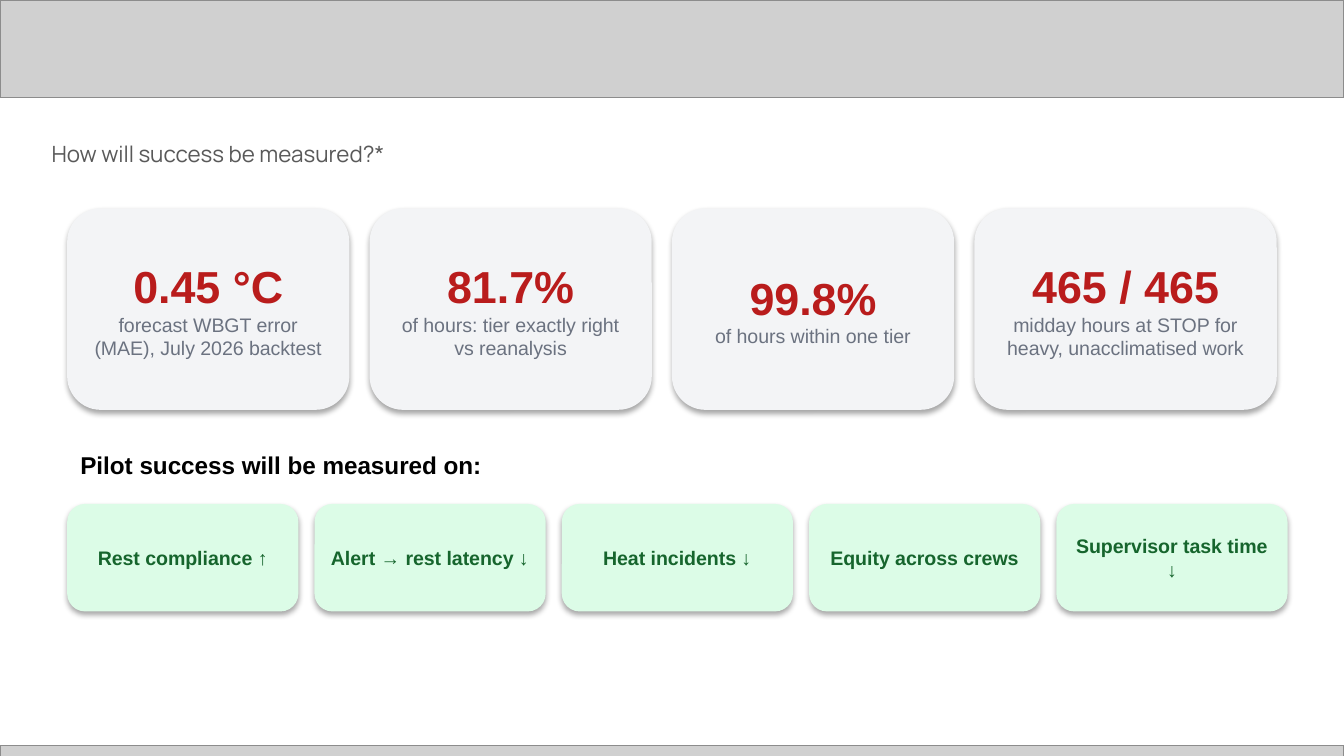
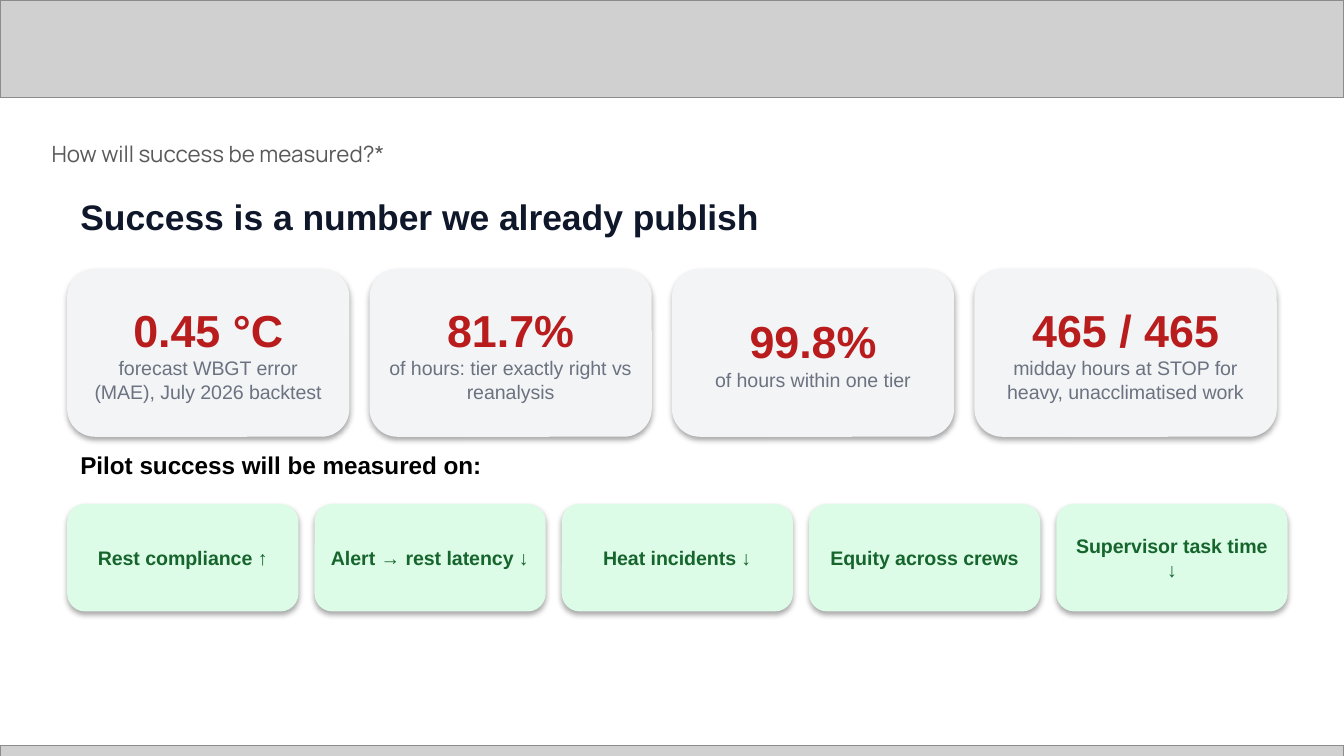
Before and after one commit to syaikhipin/heatshield, a slide deck: slide 6 of deck/heatshield-template-deck.pptx. Drawn at 1344x756 pixels with LibreOffice and Linux fonts; fonts in the diff are those of the drawing; grey boxes stand for pictures. Boxes give left, top, right and bottom in pixels: in the first picture for what was removed or moved away, otherwise in the second. Text is boxed around its words. In the diff, an @@ line names an element or a change of style, - is before the commit and + after.

```diff
--- a/deck/heatshield-template-deck.pptx
+++ b/deck/heatshield-template-deck.pptx
@@ text added at (80,204,759,237), 19 pt, text #0F172A, bold @@
+Success is a number we already publish
@@ rounded rectangle "0.45 °C": place and size @@
-rounded rectangle "0.45 °C" at (67,208,349,410)
+rounded rectangle "0.45 °C" at (67,269,349,437)
@@ rounded rectangle "81.7%": place and size @@
-rounded rectangle "81.7%" at (370,208,652,410)
+rounded rectangle "81.7%" at (370,269,652,437)
@@ rounded rectangle "99.8%": place and size @@
-rounded rectangle "99.8%" at (672,208,954,410)
+rounded rectangle "99.8%" at (672,269,954,437)
@@ rounded rectangle "465 / 465": place and size @@
-rounded rectangle "465 / 465" at (974,208,1277,410)
+rounded rectangle "465 / 465" at (974,269,1277,437)
```
Also in this commit, not shown: 14 other slides changed, 2 other files.
